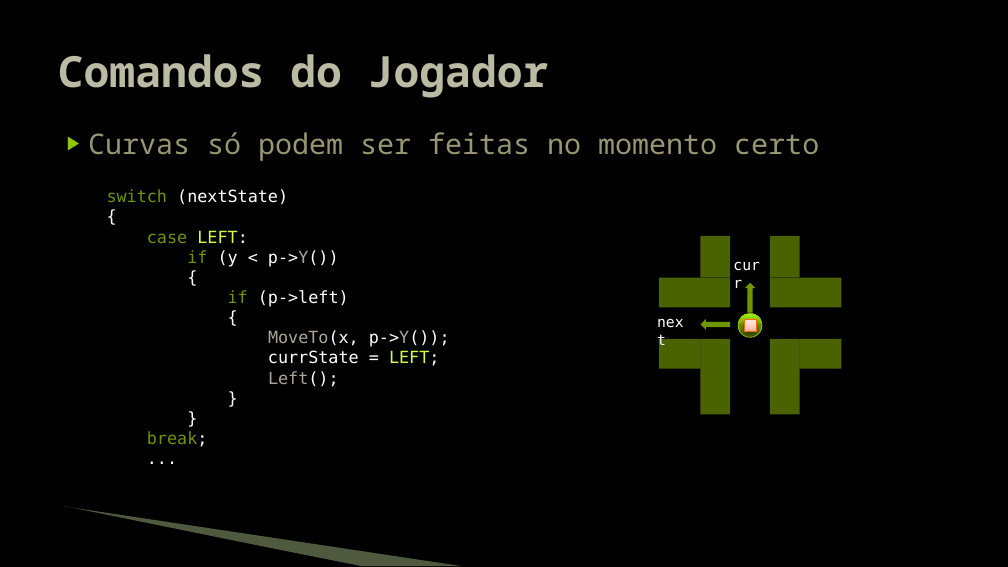
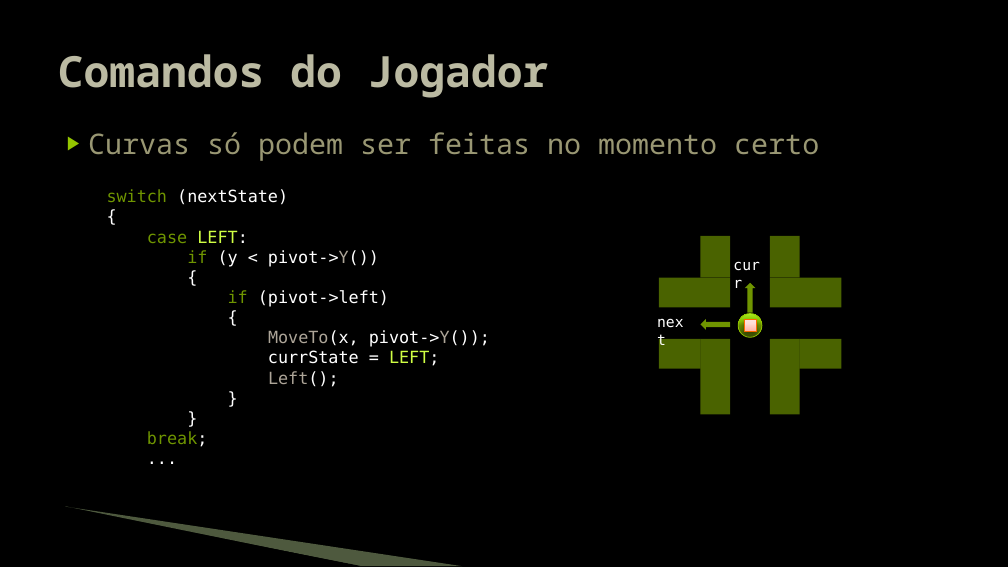
Before and after one commit to JudsonSS/Jogos, a slide deck: slide 8 of Slides/11. Construção do Jogo PacMan.pptx. Drawn at 1008x567 pixels with LibreOffice and Linux fonts; fonts in the diff are those of the drawing; background and template pictures are left out. Boxes give left, top, right and bottom in pixels: in the first picture for what was removed or moved away, otherwise in the second. Text is boxed around its words. In the diff, an @@ line names an element or a change of style, - is before the commit and + after.

Commit message:
Semestre 2021.1

```diff
--- a/Slides/11. Construção do Jogo PacMan.pptx
+++ b/Slides/11. Construção do Jogo PacMan.pptx
@@ text at <box>187,250,379,267</box>: text changed @@
-if (y < p->Y())
+if (y < pivot->Y())
@@ text at <box>228,290,389,307</box>: text changed @@
-if (p->left)
+if (pivot->left)
@@ text at <box>268,330,490,347</box>: text changed @@
-MoveTo(x, p->Y());
+MoveTo(x, pivot->Y());
```
